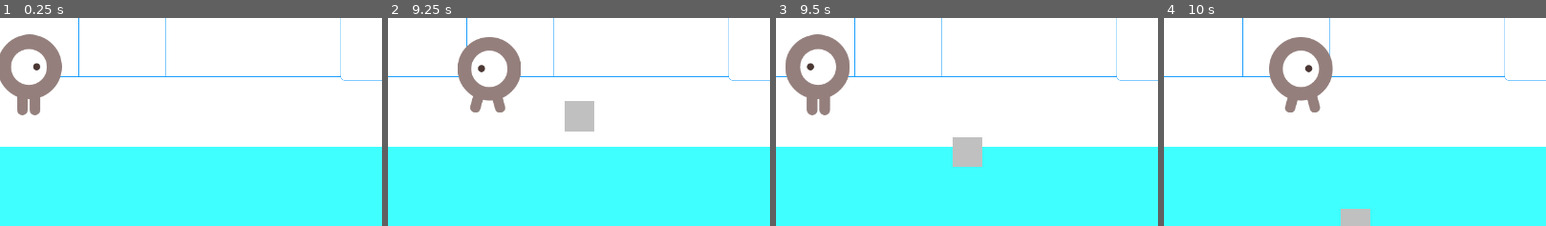
Above: before the commit, frames 1-4 (left to right).
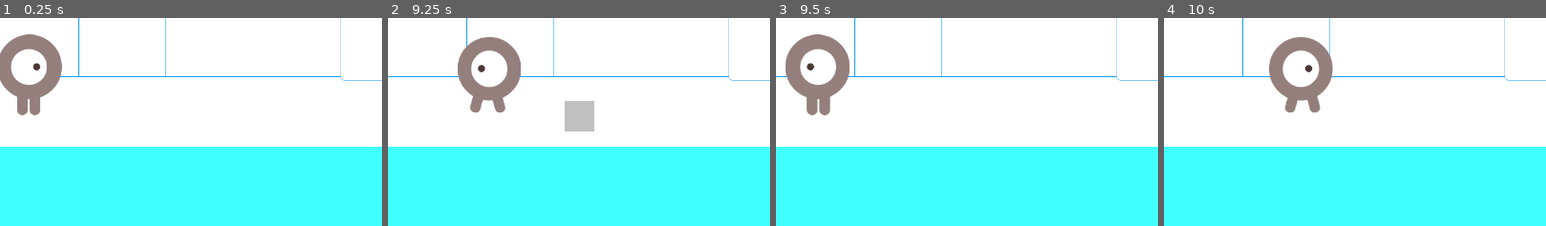
Above: after the commit, the same moments.

Repository: anj0la/BakingFrenzy
Game: Godot game, scene res://scenes/Game.tscn
Two runs of this game, one before a commit and one after it. Both use one fixed random seed, a clock stepped at 60 frames per second and the inputs below. The project has no main scene, so this scene is started directly.
Inputs:
- Up to frame 1 (0.25 s): no input
- Up to frame 2 (9.25 s): tap Enter at 0.5 s; hold Right (move_right) 0.53-1.28 s; hold Left (move_left) 1.28-2.03 s; hold Right (move_right) 2.03-3.53 s; hold Left (move_left) 3.53-5.78 s; hold Right (move_right) 5.78-8.03 s; hold Left (move_left) from 8.03 s (still down)
- Up to frame 3 (9.5 s): keep holding Left (move_left)
- Up to frame 4 (10 s): release Left (move_left) at 9.53 s; hold Right (move_right) from 9.53 s (still down)
The pictures show only the part of the screen within x 12-62%, y 50-100%; the shares and areas given below are measured in that part.

Frames 1-2 are identical in both runs. In frame 3, 1.1% of the frame differs, in the area x 46-54%, y 57-72%; in frame 4, 0.6%.

Commit message:
Ingredient disappears when it has collided with the Floor. Player can still collide with Ingredient after this collision, which is great.

Diff:
--- a/scenes/Game.tscn
+++ b/scenes/Game.tscn
@@ -25,6 +25,8 @@
 
 [node name="Floor" type="StaticBody2D" parent="."]
 position = Vector2(-8, 0)
+collision_layer = 2
+collision_mask = 8
 metadata/_edit_group_ = true
 
 [node name="ColorRect" type="ColorRect" parent="Floor"]
--- a/scenes/Ingredient.tscn
+++ b/scenes/Ingredient.tscn
@@ -1,12 +1,9 @@
-[gd_scene load_steps=5 format=3 uid="uid://6gofu3xm83fx"]
+[gd_scene load_steps=4 format=3 uid="uid://6gofu3xm83fx"]
 
 [ext_resource type="Script" path="res://scripts/Ingredient.gd" id="1_s48xm"]
 [ext_resource type="Texture2D" uid="uid://uw01w40pmj3y" path="res://art/rect_purple.png" id="1_uyc37"]
 
 [sub_resource type="RectangleShape2D" id="RectangleShape2D_5q3xf"]
-size = Vector2(76, 74)
-
-[sub_resource type="RectangleShape2D" id="RectangleShape2D_bn2ge"]
 size = Vector2(76, 74)
 
 [node name="Ingredient" type="StaticBody2D"]
@@ -22,12 +19,3 @@
 
 [node name="CollisionShape2D" type="CollisionShape2D" parent="."]
 shape = SubResource("RectangleShape2D_5q3xf")
-
-[node name="Area2D" type="Area2D" parent="."]
-collision_layer = 8
-collision_mask = 2
-
-[node name="CollisionShape2D" type="CollisionShape2D" parent="Area2D"]
-shape = SubResource("RectangleShape2D_bn2ge")
-
-[connection signal="body_entered" from="Area2D" to="." method="_on_area_2d_body_entered"]
--- a/scripts/Game.gd
+++ b/scripts/Game.gd
@@ -46,7 +46,5 @@
 				print('Uh oh. Collected the wrong ingredient!')
 				$Recipe.mark_incorrect_ingredient()
 
+			# Remove the ingredient from the scene
 			body.queue_free()
-
-		# TODO: Somehow set it so that the ingredients fall behind the player?
-		# We can see that the collision is ignore
--- a/scripts/Ingredient.gd
+++ b/scripts/Ingredient.gd
@@ -15,7 +15,9 @@
 @export var ingredient_name: String
 
 func _physics_process(_delta):
-	move_and_collide(Vector2(0, speed))
+	var collision = move_and_collide(Vector2(0, speed))
+	if collision and collision.get_collider().name == 'Floor':
+		queue_free()
 
 # Called when the node enters the scene tree for the first time.
 func _ready() -> void:
@@ -33,8 +35,3 @@
 func set_texture(ingredient_name: String):
 	var image_path = "res://art/rect_" + ingredient_name + ".png" 	# Assumes that name is in ingredient_names.
 	$Sprite2D.texture = load(image_path)
-
-func _on_area_2d_body_entered(body: Node2D) -> void:
-	print(body.name)
-	if body.name == 'Floor':
-		queue_free()
